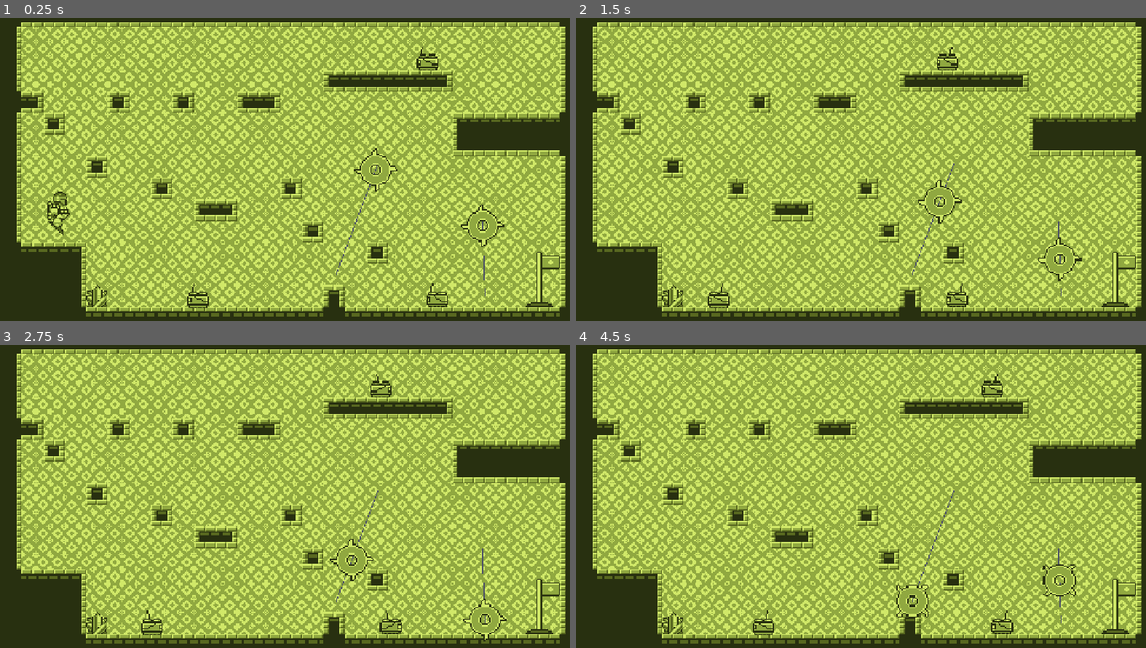
Above: before the commit, frames 1-4 (two rows, left to right).
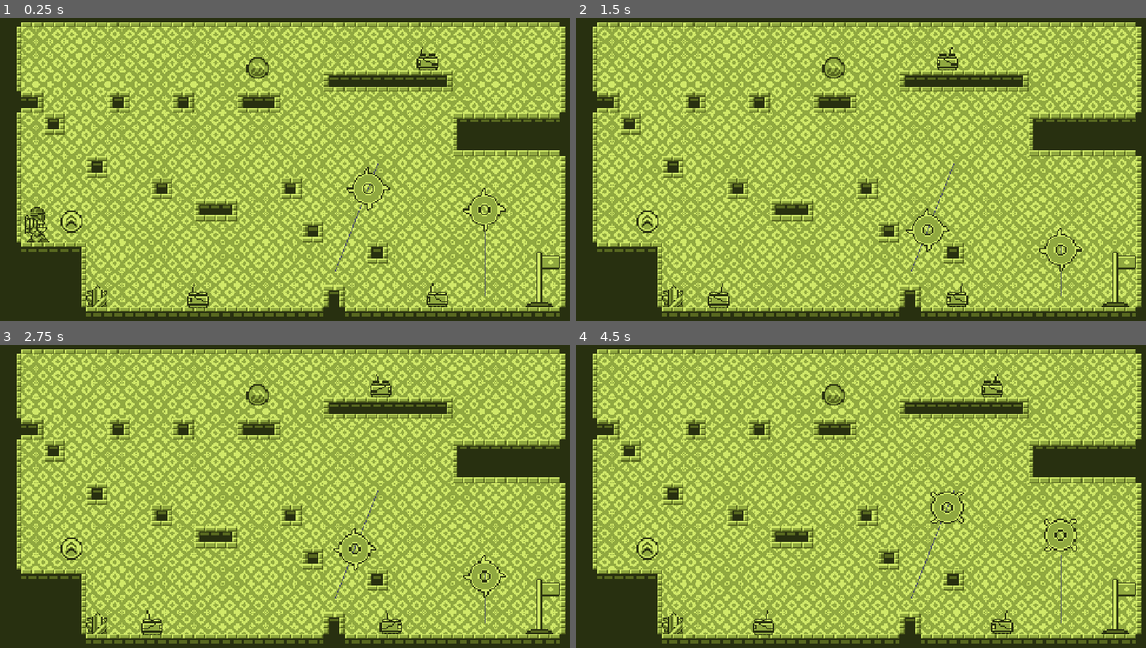
Above: after the commit, the same moments.

Repository: zliebowitz/ld60
Game: Godot game, scene res://scenes/levels/level_6.tscn
Two runs of this game, one before a commit and one after it. Both use one fixed random seed, a clock stepped at 60 frames per second and the inputs below. This scene is started directly instead of the project's main scene.
Inputs:
- Up to frame 1 (0.25 s): no input
- Up to frame 2 (1.5 s): tap Enter (suicide) at 0.5 s; hold Right (right) from 0.53 s (still down); tap Shift (dash) at 0.6 s; tap Space (jump) at 0.77, 0.8, 1.07, 1.35 s
- Up to frame 3 (2.75 s): tap Space (jump) at 1.52, 1.82, 2.3 s; tap Shift (dash) at 1.55, 2.1 s; release Right (right) at 2.03 s; hold Left (left) from 2.03 s (still down)
- Up to frame 4 (4.5 s): release Left (left) at 2.78 s; hold Right (right) 2.78-4.28 s; tap Shift (dash) at 2.85, 4.35 s; tap Space (jump) at 3.02, 3.32, 3.6, 3.77, 4.07 s; hold Left (left) from 4.28 s (still down)

The runs differ from the first frame. In frame 1, 1.9% of the frame differs, in the area x 4-89%, y 12-90%; in frame 2, 1.4%; in frame 3, 1.4%; in frame 4, 1.7%.

Commit message:
updated stage 6

Diff:
--- a/speed-jumper/scenes/levels/level_6.tscn
+++ b/speed-jumper/scenes/levels/level_6.tscn
@@ -9,6 +9,8 @@
 [ext_resource type="PackedScene" uid="uid://dsi7gh1cot5u0" path="res://scenes/goal.tscn" id="7_josfm"]
 [ext_resource type="PackedScene" uid="uid://ityv0ihqnxo8" path="res://scenes/spikes.tscn" id="8_lgrx1"]
 [ext_resource type="PackedScene" uid="uid://j432xia6yudj" path="res://scenes/saw_path.tscn" id="9_fhpes"]
+[ext_resource type="PackedScene" uid="uid://b5t8kw7pjejmv" path="res://scenes/powers/dash_powerup.tscn" id="10_kydov"]
+[ext_resource type="PackedScene" uid="uid://bok32f413dc5m" path="res://scenes/powers/double_jump_powerup.tscn" id="11_uwlxl"]
 
 [sub_resource type="TileSetAtlasSource" id="TileSetAtlasSource_dga24"]
 texture = ExtResource("2_n6eey")
@@ -93,13 +95,13 @@
 
 [sub_resource type="Curve2D" id="Curve2D_dga24"]
 _data = {
-"points": PackedVector2Array(0, 0, 0, 0, 924, 262, 0, 0, 0, 0, 830, 511)
+"points": PackedVector2Array(0, 0, 0, 0, 924, 262, 0, 0, 0, 0, 828, 503)
 }
 point_count = 2
 
 [sub_resource type="Curve2D" id="Curve2D_qxy0u"]
 _data = {
-"points": PackedVector2Array(0, 0, 0, 0, 947, 302, 0, 0, 0, 0, 953, 475)
+"points": PackedVector2Array(0, 0, 0, 0, 952, 222, 0, 0, 0, 0, 953, 475)
 }
 point_count = 2
 
@@ -121,7 +123,7 @@
 tile_set = SubResource("TileSet_3bnw3")
 
 [node name="Player" parent="." unique_id=811557842 instance=ExtResource("5_t4txi")]
-position = Vector2(131, 419)
+position = Vector2(87, 487)
 
 [node name="Enemies" type="Node2D" parent="." unique_id=810611094]
 
@@ -146,7 +148,15 @@
 [node name="SawPath" parent="." unique_id=1100441175 instance=ExtResource("9_fhpes")]
 position = Vector2(-82, 91)
 curve = SubResource("Curve2D_dga24")
+saw_speed = 240.0
 
 [node name="SawPath2" parent="." unique_id=1700692768 instance=ExtResource("9_fhpes")]
 position = Vector2(127, 174)
 curve = SubResource("Curve2D_qxy0u")
+saw_speed = 240.0
+
+[node name="DashPowerup" parent="." unique_id=1526352414 instance=ExtResource("10_kydov")]
+position = Vector2(574, 140)
+
+[node name="DoubleJumpPowerup" parent="." unique_id=1827072988 instance=ExtResource("11_uwlxl")]
+position = Vector2(159, 482)
